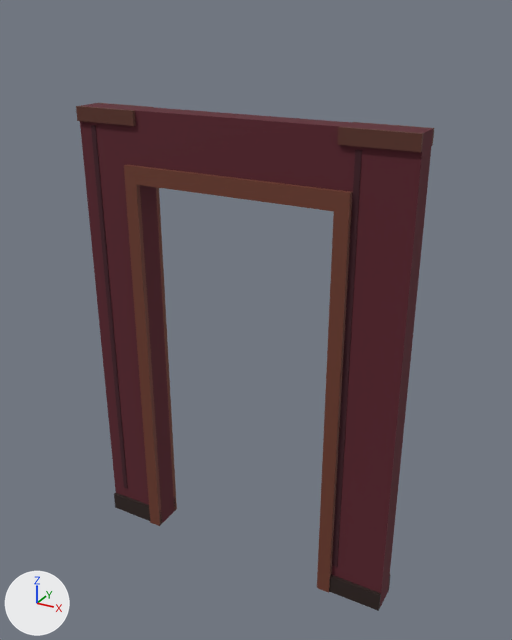
Before and after pictures for a commit that changed the Blender file Art/Source/Environment/ParedePorta/SM_ENV_ParedePorta_Blockout.blend.
Before and after are seen from a 50 mm lens placed at (1.9, -3.26, 3.31), pointed at (0.07, 0.06, 1.65). Every picture has the same lights, and +X, +Y and +Z are marked at lower left. The first picture is the older version.

Names of what the first picture shows: 'SM_ENV_ParedePorta'.
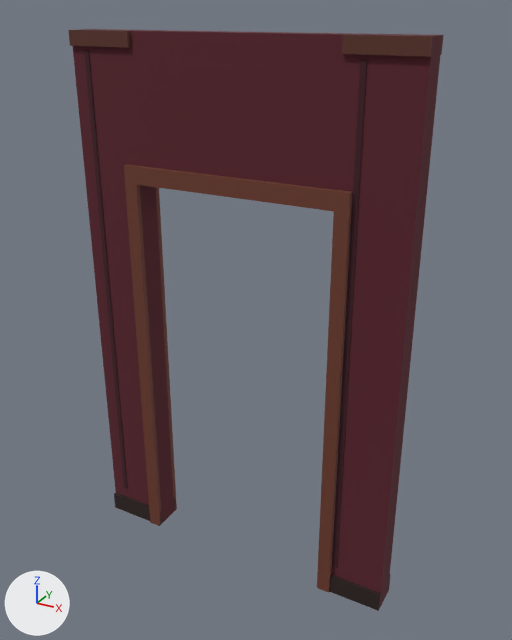
What differs and where, as boxes [x1, y1, x2, y2] in the pictures (512 x 640 px; the box of a moved part takes in the faces that stretch with it):
'SM_ENV_ParedePorta', reshaped (15% taller)
    before: [76, 103, 434, 611]
    after: [68, 29, 444, 611]
part 1 of me_sm_env_paredeporta, moved or reshaped
    before: [76, 106, 136, 126]
    after: [68, 30, 131, 47]
part 2 of me_sm_env_paredeporta, moved or reshaped
    before: [338, 127, 424, 152]
    after: [342, 35, 433, 57]
part 3 of me_sm_env_paredeporta, moved or reshaped
    before: [353, 122, 434, 146]
    after: [409, 34, 444, 55]
part 4 of me_sm_env_paredeporta, moved or reshaped
    before: [80, 103, 433, 161]
    after: [73, 29, 442, 161]

The change in detail:
me_sm_env_paredeporta is used by ob_sm_env_paredeporta; location (0.0, 0.0, 0.0).
Before the commit, vertices of me_sm_env_paredeporta: 1 (-1.0, -0.08, 2.8) at pixel (78, 105), 3 (-1.0, 0.08, 2.8) at pixel (95, 103), 5 (-0.6, -0.08, 2.8) at pixel (134, 110), 7 (-0.6, 0.08, 2.8) at pixel (151, 107), 9 (0.6, -0.08, 2.8) at pixel (339, 126).
Before the commit, vertices of me_sm_env_paredeporta: 11 (0.6, 0.08, 2.8) at pixel (351, 122), 13 (1.0, -0.08, 2.8) at pixel (423, 133), 15 (1.0, 0.08, 2.8) at pixel (433, 128), 17 (-0.6, -0.08, 2.8) at pixel (134, 110), 19 (-0.6, 0.08, 2.8) at pixel (151, 107).
Before the commit, vertices of me_sm_env_paredeporta: 21 (0.6, -0.08, 2.8) at pixel (339, 126), 23 (0.6, 0.08, 2.8) at pixel (351, 122), 25 (-0.91, -0.08, 2.7) at pixel (90, 125), 27 (-0.91, -0.08, 2.7) at pixel (91, 125), 29 (-0.88, -0.08, 2.7) at pixel (95, 125).
Before the commit, vertices of me_sm_env_paredeporta: 31 (-0.88, -0.08, 2.7) at pixel (95, 125), 33 (0.69, -0.08, 2.7) at pixel (355, 149), 35 (0.69, -0.08, 2.7) at pixel (355, 149), 37 (0.71, -0.08, 2.7) at pixel (361, 150), 39 (0.71, -0.08, 2.7) at pixel (361, 150).
me_sm_env_paredeporta had 152 vertices, 114 faces and spanned x -1.0..1.0, y -0.11..0.11, z 0.0..2.8.
me_sm_env_paredeporta now has 152 vertices, 114 faces and spans x -1.0..1.0, y -0.11..0.11, z 0.0..3.2.
me_sm_env_paredeporta part 1: the loose piece of 8 vertices spanning x -1.0..-0.6, y -0.09..-0.08, z 2.72..2.8 is moved by (0.0, 0.0, 0.4).
me_sm_env_paredeporta part 2: the loose piece of 8 vertices spanning x 0.6..1.0, y -0.09..-0.08, z 2.72..2.8 is moved by (0.0, 0.0, 0.4).
me_sm_env_paredeporta part 3: the loose piece of 8 vertices spanning x 0.6..1.0, y 0.08..0.09, z 2.72..2.8 is moved by (0.0, 0.0, 0.4).
Part 4, on me_sm_env_paredeporta:
Vertices 1, 3, 5, 7, 9, 11, 13, 15, 17, 19, 21, 23, 25, 27, 29, 31, 33, 35, 37, 39 of me_sm_env_paredeporta move by (0.0, 0.0, 0.4).
Other edits to the shape of me_sm_env_paredeporta do not show in these pictures.
